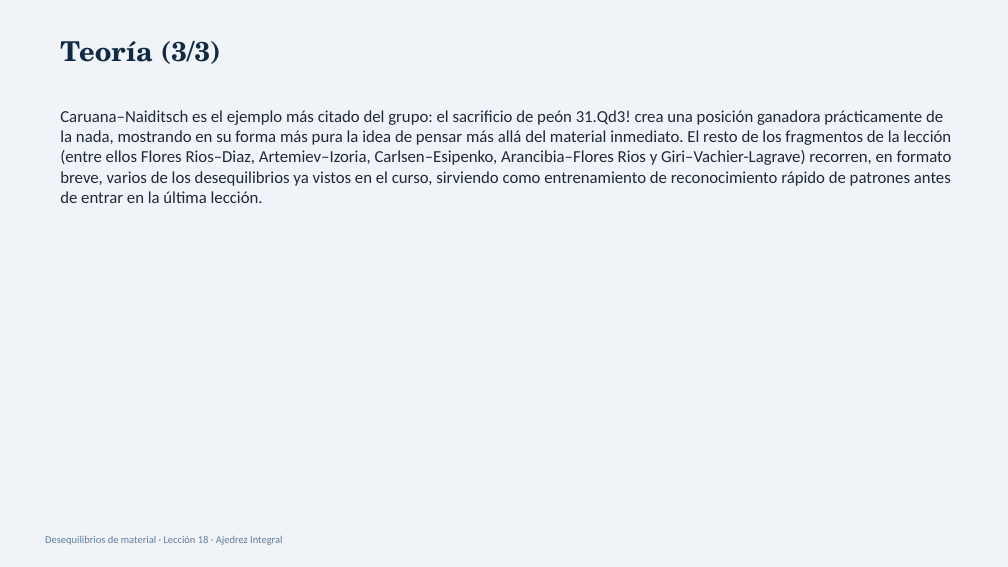
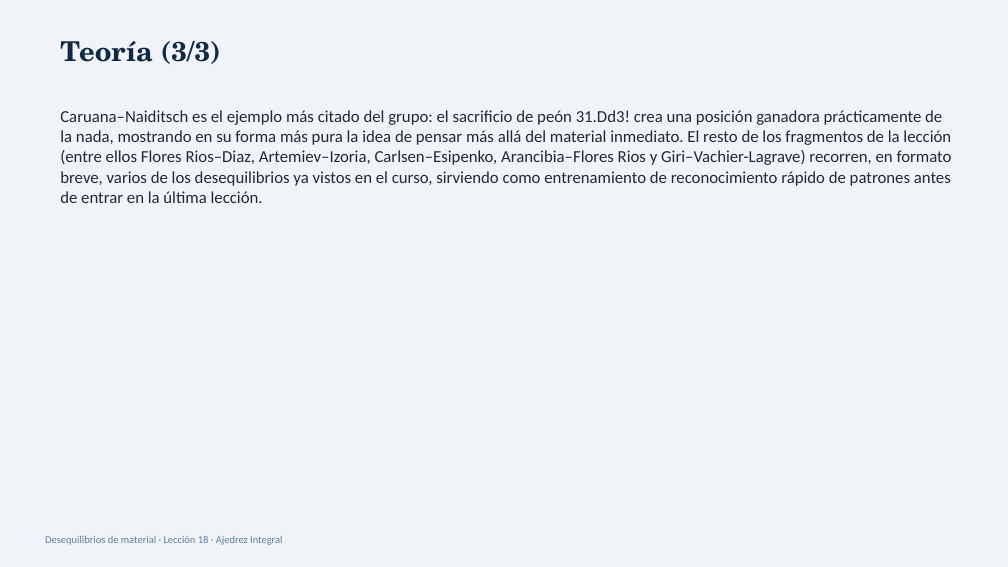
Before and after one commit to GMpupilo2026/Pagina-Completa, a slide deck: slide 5 of cursos/recursos/desequilibrios-de-material/18-desequilibrios-en-la-practica-i.pptx. Drawn at 1008x567 pixels with LibreOffice and Linux fonts; fonts in the diff are those of the drawing. Boxes give left, top, right and bottom in pixels: in the first picture for what was removed or moved away, otherwise in the second. Text is boxed around its words. In the diff, an @@ line names an element or a change of style, - is before the commit and + after.

```diff
--- a/cursos/recursos/desequilibrios-de-material/18-desequilibrios-en-la-practica-i.pptx
+++ b/cursos/recursos/desequilibrios-de-material/18-desequilibrios-en-la-practica-i.pptx
@@ text at (60,110,952,203): text changed @@
-Caruana–Naiditsch es el ejemplo más citado del grupo: el sacrificio de peón 31.Qd3! crea una posición ganadora prácticamente de la nada, mostrando en su forma más pura la idea de pensar más allá del material inmediato. El resto de los fragmentos de la lección (entre ellos Flores Rios–Diaz, Artemiev–Izoria, Carlsen–Esipenko, Arancibia–Flores Rios y Giri–Vachier-Lagrave) recorren, en formato breve, varios de los desequilibrios ya vistos en el curso, sirviendo como entrenamiento de reconocimiento rápido de patrones antes de entrar en la última lección.
+Caruana–Naiditsch es el ejemplo más citado del grupo: el sacrificio de peón 31.Dd3! crea una posición ganadora prácticamente de la nada, mostrando en su forma más pura la idea de pensar más allá del material inmediato. El resto de los fragmentos de la lección (entre ellos Flores Rios–Diaz, Artemiev–Izoria, Carlsen–Esipenko, Arancibia–Flores Rios y Giri–Vachier-Lagrave) recorren, en formato breve, varios de los desequilibrios ya vistos en el curso, sirviendo como entrenamiento de reconocimiento rápido de patrones antes de entrar en la última lección.
```
Also in this commit, not shown: 1 other slide changed, 23 other files.
